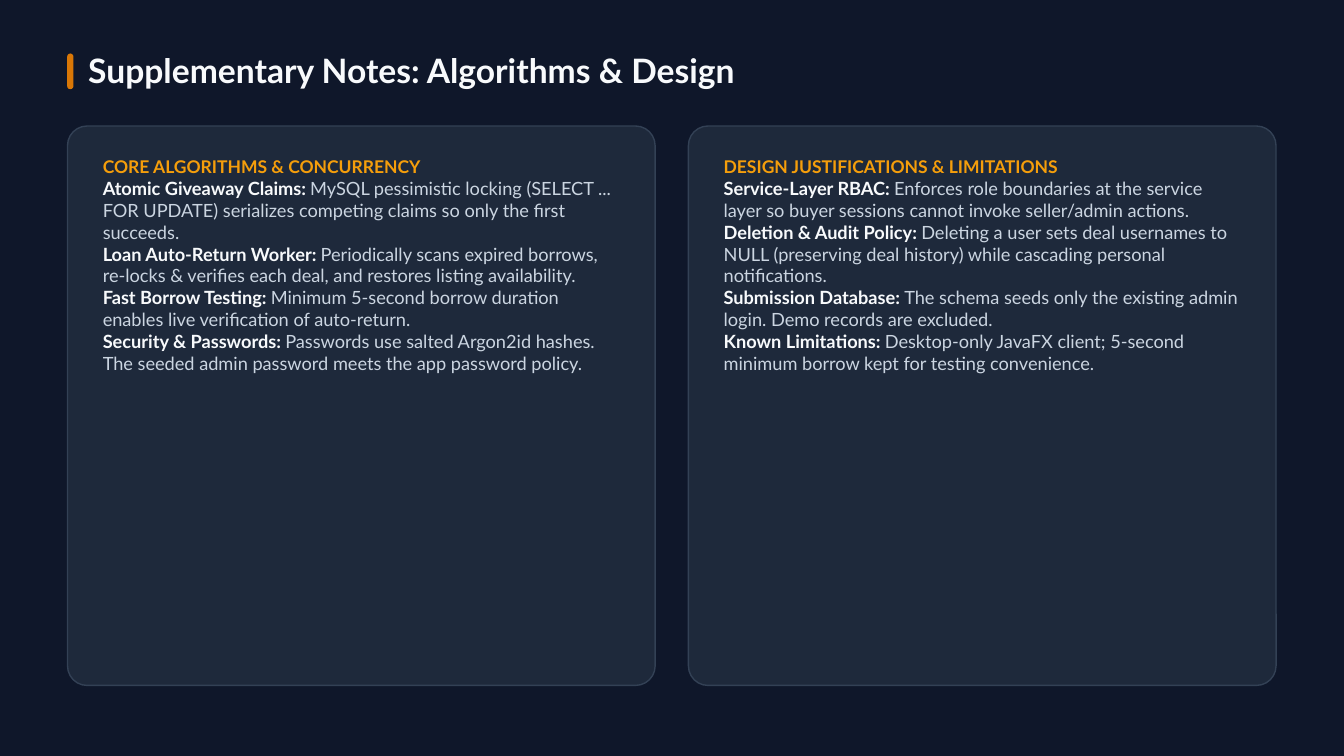
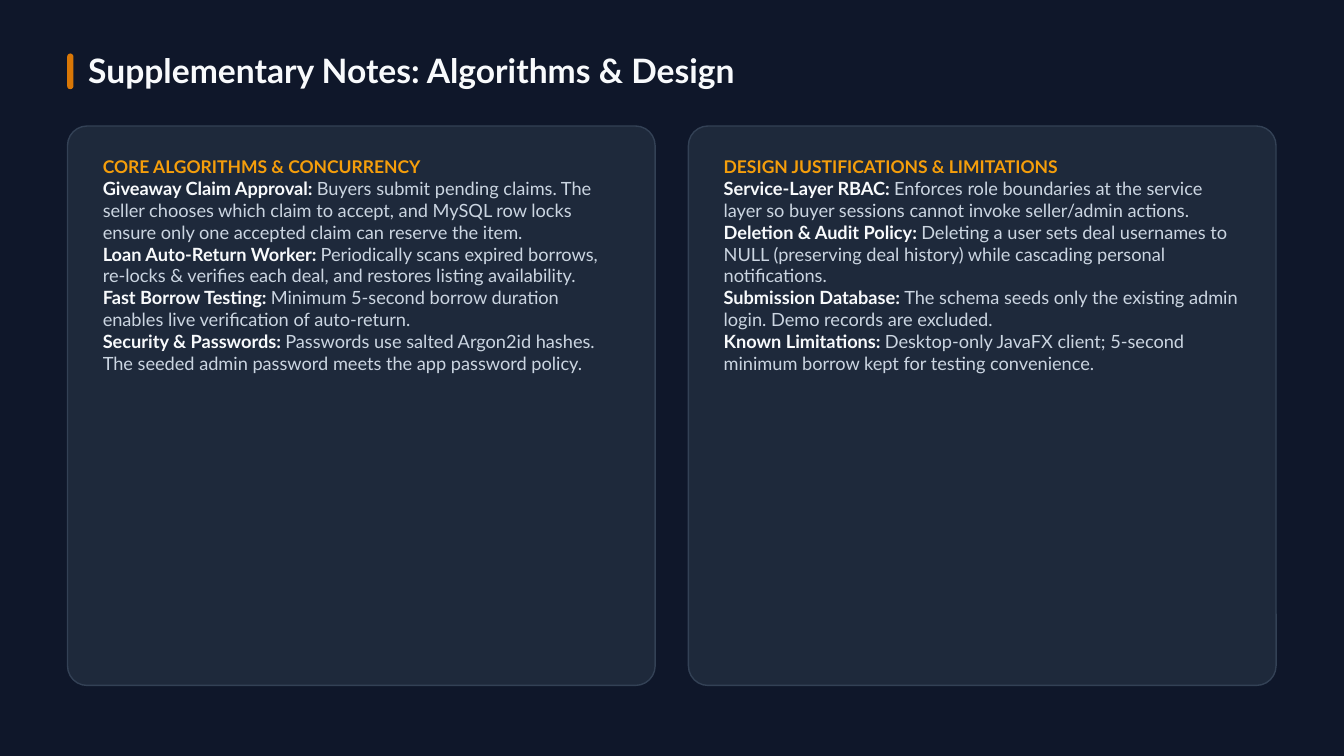
Before and after one commit to vincentching1128/HKUST_Marketplace, a slide deck: slide 15 of deliverables/HKUST Marketplace - Supplementary Slide.pptx. Drawn at 1344x756 pixels with LibreOffice and Linux fonts; fonts in the diff are those of the drawing. Boxes give left, top, right and bottom in pixels: in the first picture for what was removed or moved away, otherwise in the second. Text is boxed around its words. In the diff, an @@ line names an element or a change of style, - is before the commit and + after.

Commit message:
renewed pdf and ppt

```diff
--- a/deliverables/HKUST Marketplace - Supplementary Slide.pptx
+++ b/deliverables/HKUST Marketplace - Supplementary Slide.pptx
@@ text at (103,181,591,242): text changed @@
-Atomic Giveaway Claims: MySQL pessimistic locking (SELECT ... FOR UPDATE) serializes competing claims so only the first succeeds.
+Giveaway Claim Approval: Buyers submit pending claims. The seller chooses which claim to accept, and MySQL row locks ensure only one accepted claim can reserve the item.
```
Also in this commit, not shown: 1 other file.
